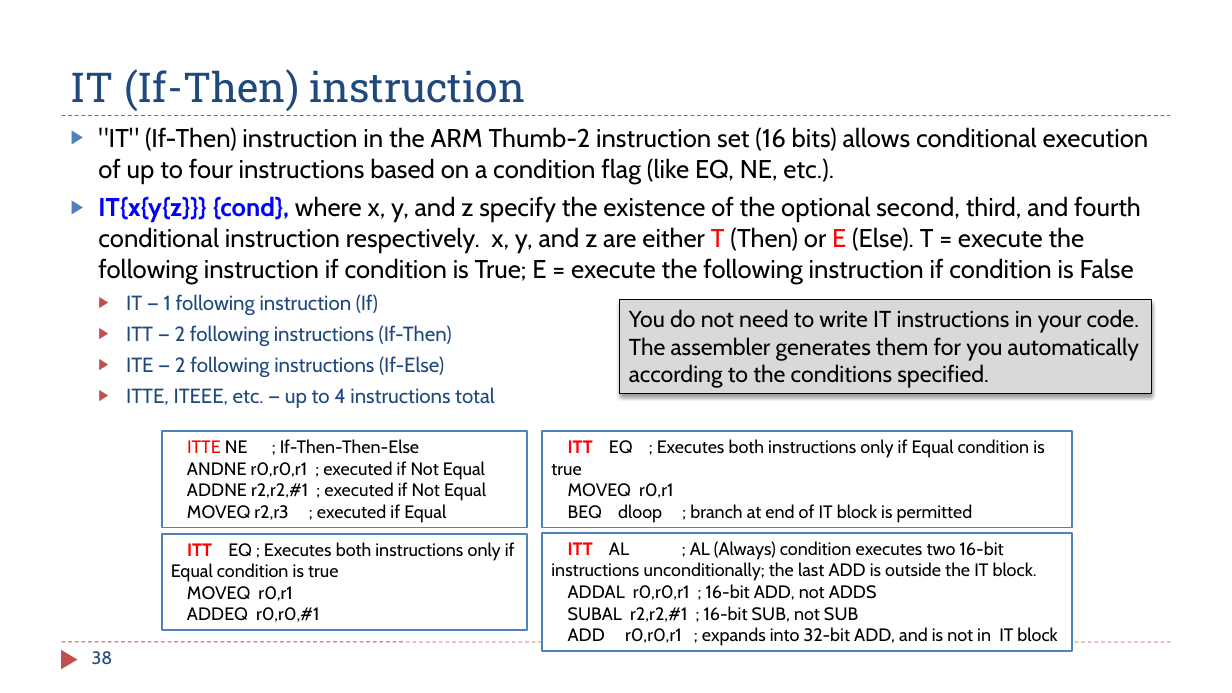
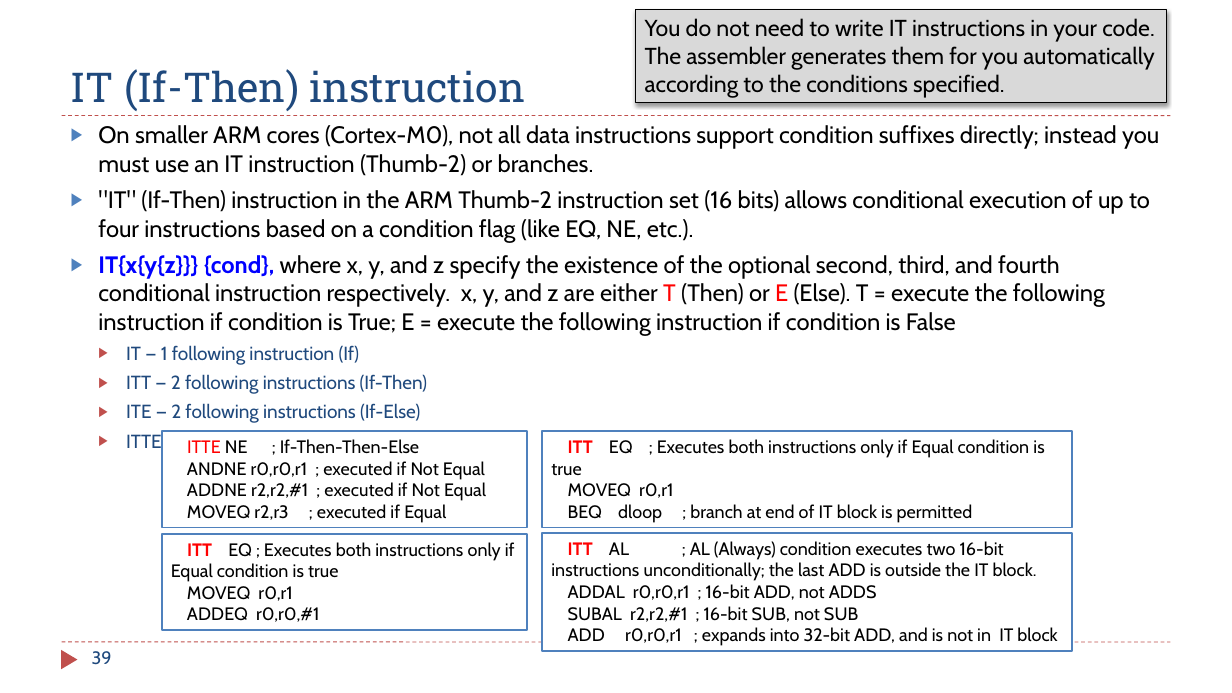
Before and after one commit to guhofstra/CSC111Fa25, a slide deck: slide 39 of PPTs/Ch6_ARM_Control_Flow.pptx (slide 38 before the commit). Drawn at 1232x693 pixels with LibreOffice and Linux fonts; fonts in the diff are those of the drawing. Boxes give left, top, right and bottom in pixels: in the first picture for what was removed or moved away, otherwise in the second. Text is boxed around its words. In the diff, an @@ line names an element or a change of style, - is before the commit and + after.

```diff
--- a/PPTs/Ch6_ARM_Control_Flow.pptx
+++ b/PPTs/Ch6_ARM_Control_Flow.pptx
@@ rectangle "You do not need to ...": place and size @@
-rectangle "You do not need to ..." at (620, 300, 1152, 394)
+rectangle "You do not need to ..." at (636, 9, 1167, 103)
@@ text at (98, 125, 1159, 176): paragraph added @@
+▶ On smaller ARM cores (Cortex-M0), not all data instructions support condition suffixes directly; instead you must use an IT instruction (Thumb-2) or branches.
@@ text at (98, 190, 1150, 423): size 20 to 18.5 pt in ""IT" (If-Then) instruction in the ARM Thumb-2 ...", "IT{x{y{z}}} {cond}, where x, y, and z ..."; size 16 to 14.8 pt in "IT — 1 following instruction (If)", "ITT — 2 following instructions (If-Then)", "ITE — 2 following instructions (If-Else)", "ITTE, ITEEE, etc. — up to 4 ..." @@
@@ page number at (92, 651, 112, 665): text changed @@
-38
+39
```
Also in this commit, not shown: 11 other slides changed, 2 slides added, 1 slide removed, 8 other files.
